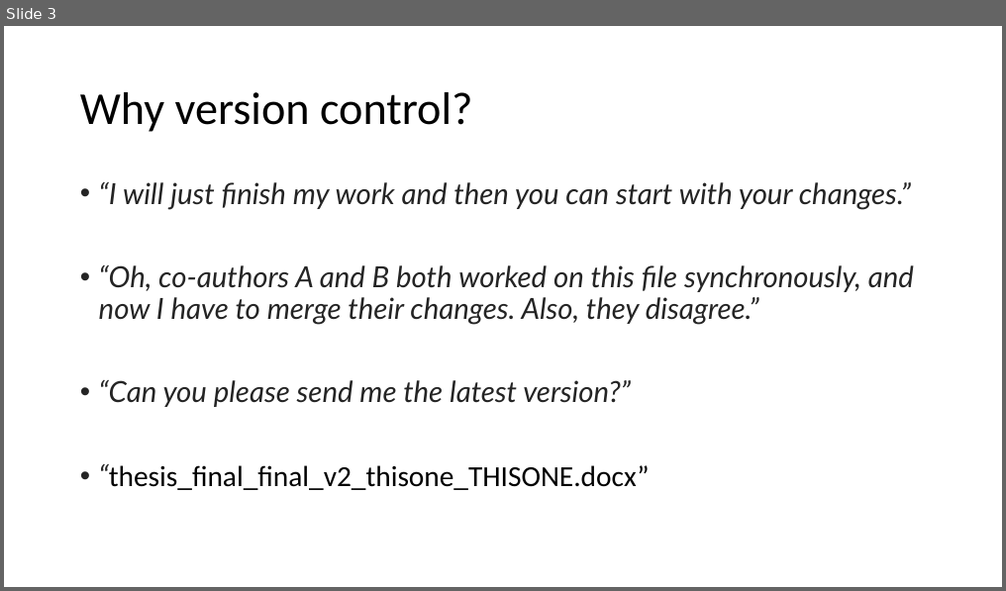
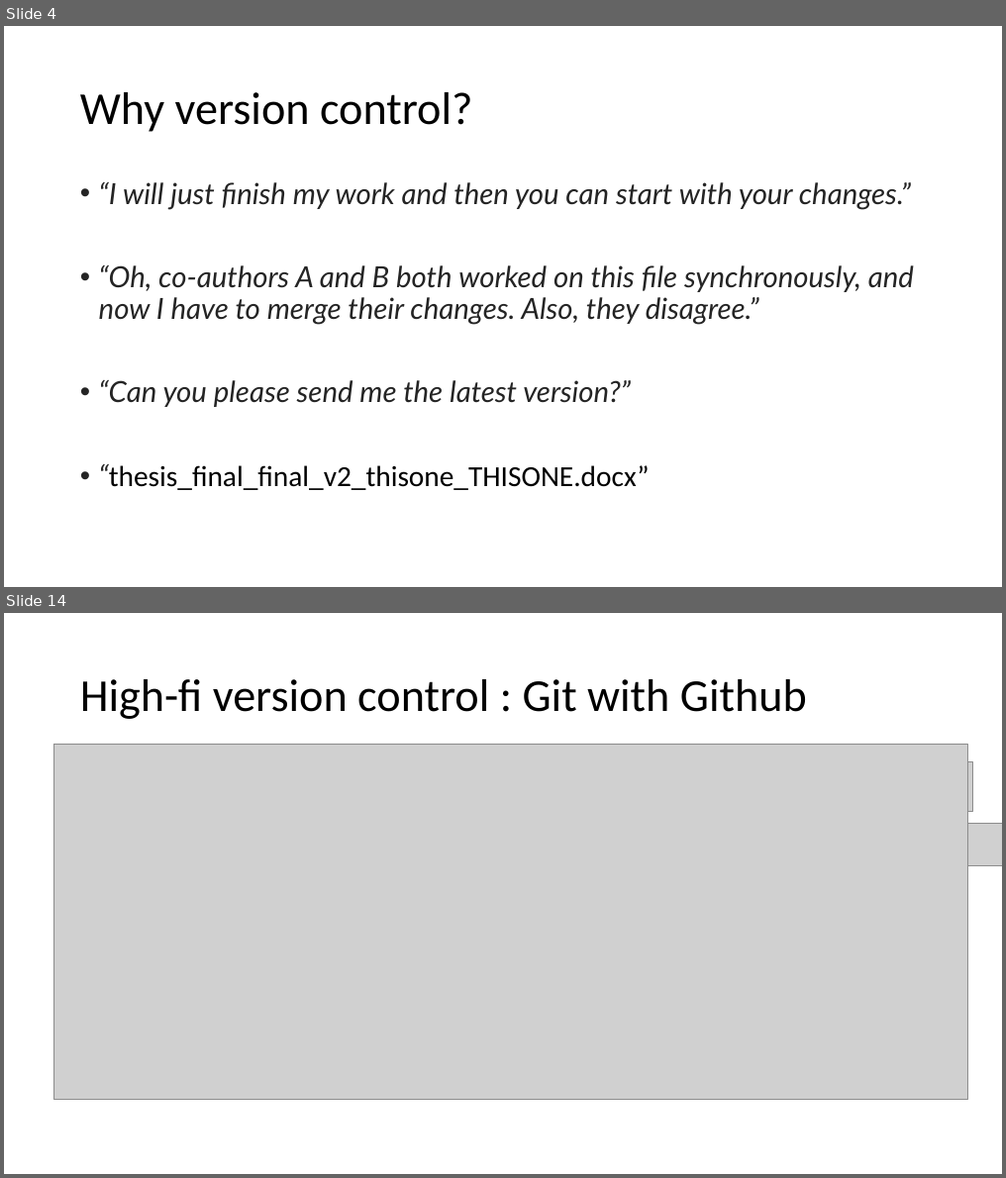
Before and after one commit to VHP4Safety/github_intro_training, a slide deck: powerpoints/github_part1.pptx. Shown one above the other, each under a label of ours: slide 3 before the commit, slides 4 and 14 after it; the slides between them are not shown. The pictures are 1006x591 and 1006x1178 pixels, drawn with LibreOffice and Linux fonts; fonts in the diff are those of the drawing; grey boxes stand for pictures. Boxes give left, top, right and bottom in pixels: in the first picture for what was removed or moved away, otherwise in the second. Text is boxed around its words. In the diff, an @@ line names an element or a change of style, - is before the commit and + after.

Commit message:
ppt intro version control

```diff
--- a/powerpoints/github_part1.pptx
+++ b/powerpoints/github_part1.pptx
@@ slide 14 added at <box>4,613,1002,1174</box>, background #FFFFFF @@
@@ title added at <box>80,679,807,719</box>, 44 pt, text #000000 @@
+High-fi version control : Git with Github
@@ picture added at <box>54,744,968,1100</box> @@
@@ picture added at <box>804,761,973,812</box> @@
@@ picture added at <box>808,823,1002,866</box> @@
@@ picture added at <box>808,882,968,934</box> @@
@@ what was slide 3 is now slide 4 @@
```
Also in this commit, not shown: 5 slides changed, 13 other slides added, 2 slides removed.
